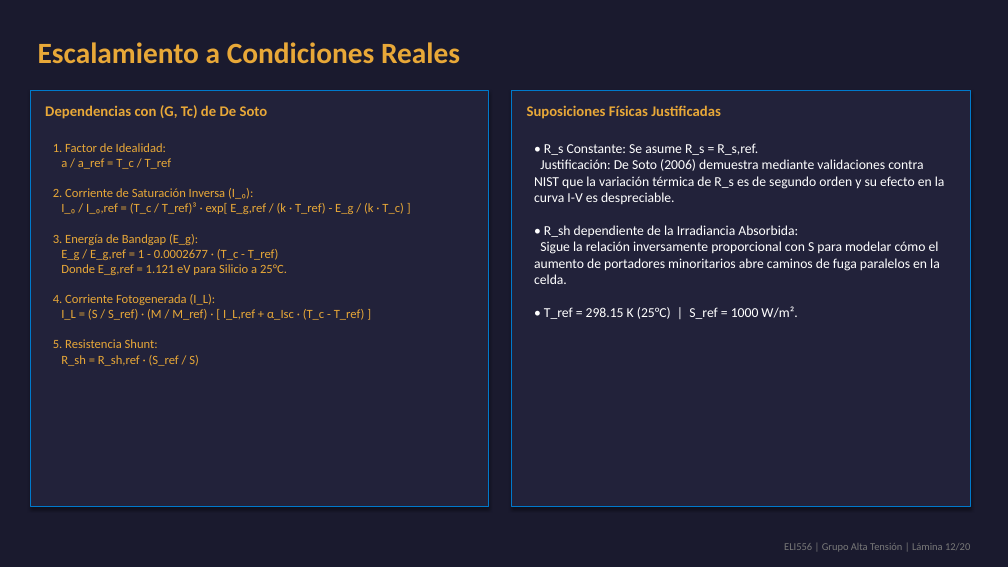
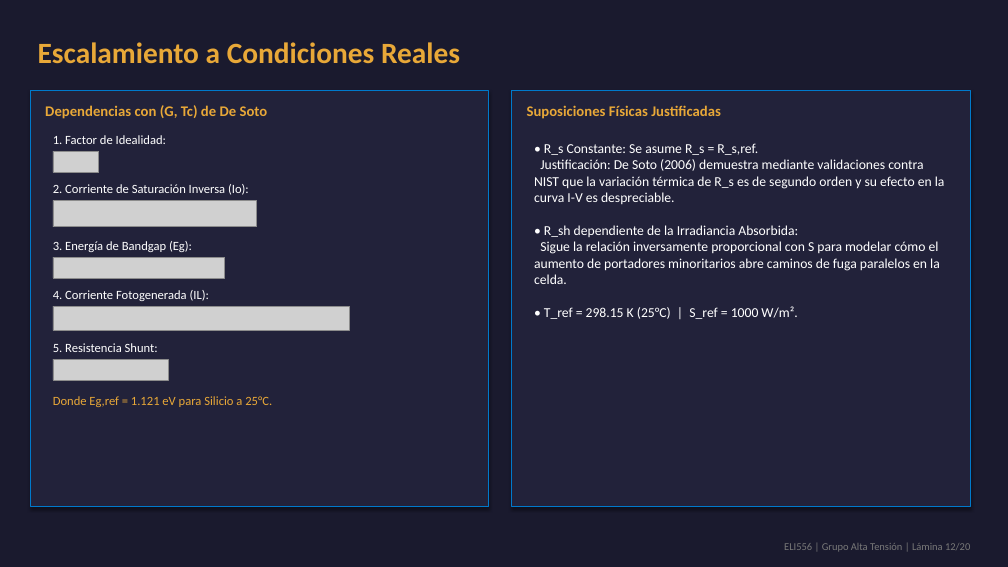
Before and after one commit to theChosen16/t2-paneles, a slide deck: slide 12 of output/Presentacion_Final_ELI556_Atacama.pptx. Drawn at 1008x567 pixels with LibreOffice and Linux fonts; fonts in the diff are those of the drawing; grey boxes stand for pictures. Boxes give left, top, right and bottom in pixels: in the first picture for what was removed or moved away, otherwise in the second. Text is boxed around its words. In the diff, an @@ line names an element or a change of style, - is before the commit and + after.

```diff
--- a/output/Presentacion_Final_ELI556_Atacama.pptx
+++ b/output/Presentacion_Final_ELI556_Atacama.pptx
@@ text removed at [53, 143, 404, 366] @@
-1. Factor de Idealidad:
-a / a_ref = T_c / T_ref
-2. Corriente de Saturación Inversa (I_₀):
-I_₀ / I_₀,ref = (T_c / T_ref)³ · exp[ E_g,ref / (k · T_ref) - E_g / (k · T_c) ]
-3. Energía de Bandgap (E_g):
-E_g / E_g,ref = 1 - 0.0002677 · (T_c - T_ref)
-Donde E_g,ref = 1.121 eV para Silicio a 25°C.
-4. Corriente Fotogenerada (I_L):
-I_L = (S / S_ref) · (M / M_ref) · [ I_L,ref + α_Isc · (T_c - T_ref) ]
-5. Resistencia Shunt:
-R_sh = R_sh,ref · (S_ref / S)
@@ text added at [53, 135, 166, 144], 12 pt, text #FFFFFF @@
+1. Factor de Idealidad:
@@ picture added at [53, 151, 99, 172] @@
@@ text added at [53, 184, 249, 195], 12 pt, text #FFFFFF @@
+2. Corriente de Saturación Inversa (Io):
@@ picture added at [53, 200, 256, 227] @@
@@ text added at [53, 241, 192, 252], 12 pt, text #FFFFFF @@
+3. Energía de Bandgap (Eg):
@@ picture added at [53, 257, 225, 278] @@
@@ text added at [53, 290, 209, 301], 12 pt, text #FFFFFF @@
+4. Corriente Fotogenerada (IL):
@@ picture added at [53, 306, 349, 330] @@
@@ text added at [53, 343, 158, 352], 12 pt, text #FFFFFF @@
+5. Resistencia Shunt:
@@ picture added at [53, 359, 168, 380] @@
@@ text added at [53, 396, 272, 407], 12 pt, text #E8A838 @@
+Donde Eg,ref = 1.121 eV para Silicio a 25°C.
```
Also in this commit, not shown: 6 other slides changed, 9 other files.
